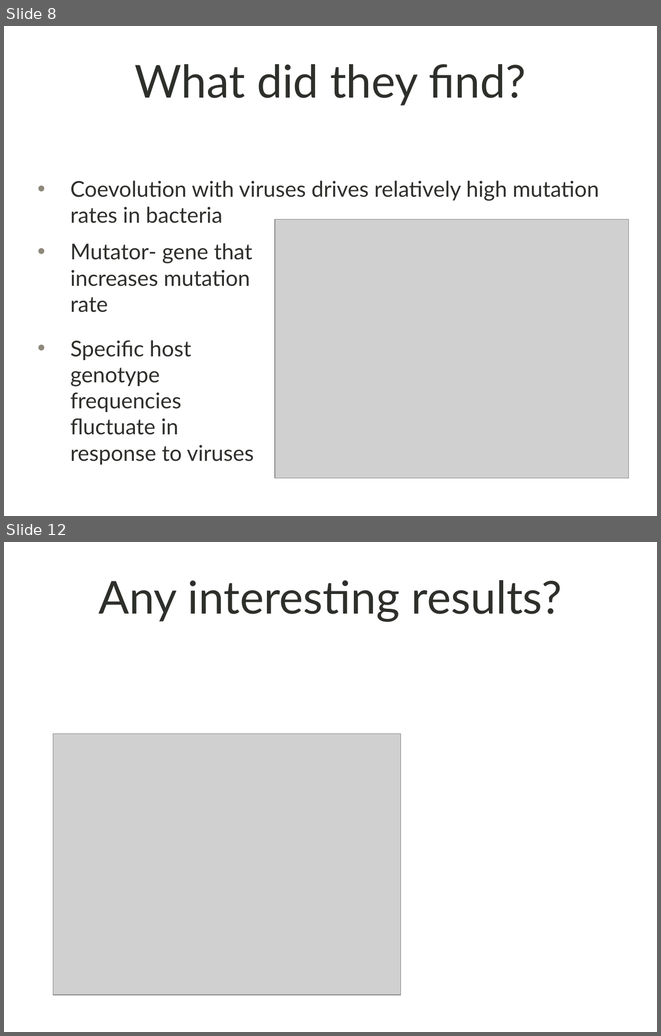
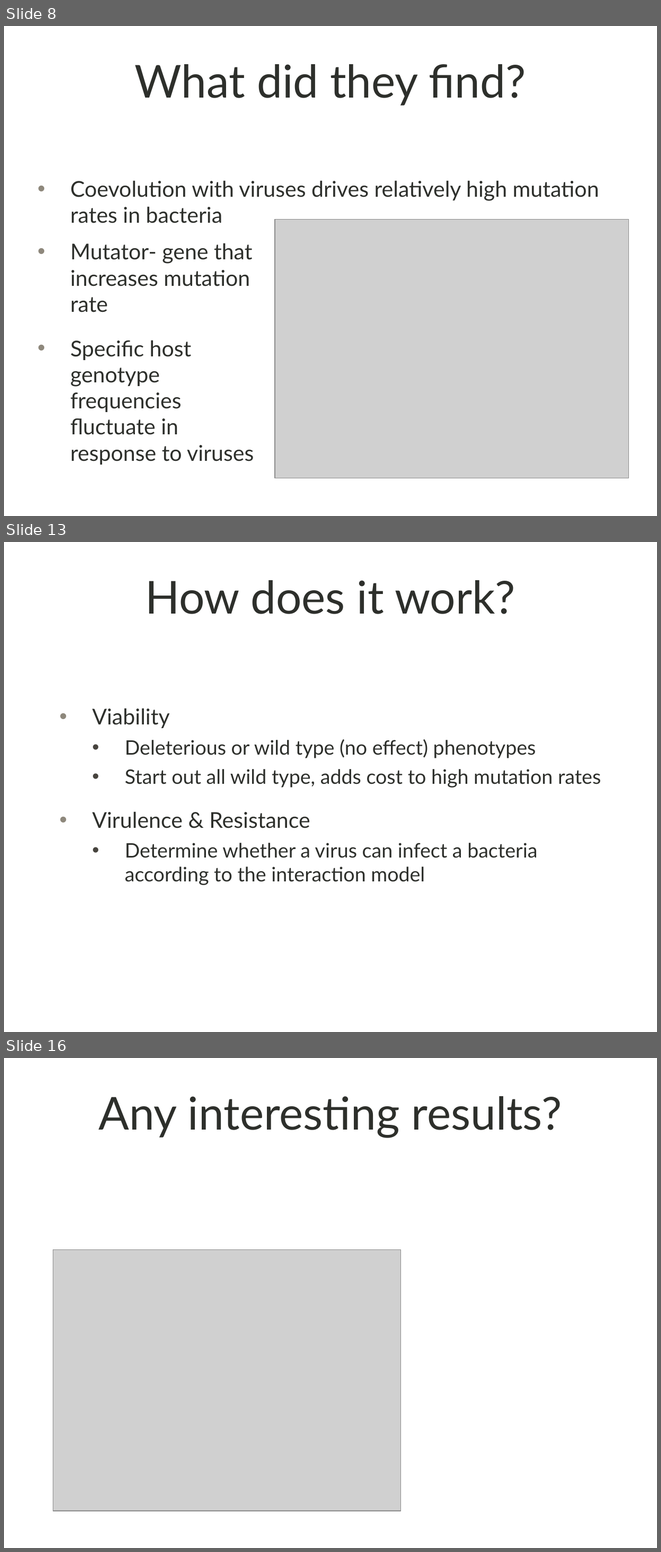
Before and after one commit to shankl/EvoComp_FinalProject, a slide deck: presentation.pptx. Shown one above the other, each under a label of ours: slides 8 and 12 before the commit, slides 8, 13 and 16 after it; the slides between them are not shown. The pictures are 661x1036 and 661x1552 pixels, drawn with LibreOffice and Linux fonts; fonts in the diff are those of the drawing; grey boxes stand for pictures; background and template pictures are left out. Boxes give left, top, right and bottom in pixels: in the first picture for what was removed or moved away, otherwise in the second. Text is boxed around its words. In the diff, an @@ line names an element or a change of style, - is before the commit and + after.

```diff
--- a/presentation.pptx
+++ b/presentation.pptx
@@ slide 13 added at [4,542,657,1032], background picture (left out) @@
@@ title added at [145,580,515,614], 50 pt, text #2D2F2B @@
+How does it work?
@@ text added at [92,708,601,885], 22 pt, text #2D2F2B @@
+• Viability
+  • Deleterious or wild type (no effect) phenotypes
+  • Start out all wild type, adds cost to high mutation rates
+• Virulence & Resistance
+  • Determine whether a virus can infect a bacteria according to the interaction model
@@ what was slide 12 is now slide 16 @@
```
Also in this commit, not shown: 6 slides changed, 3 other slides added, 2 other files.
